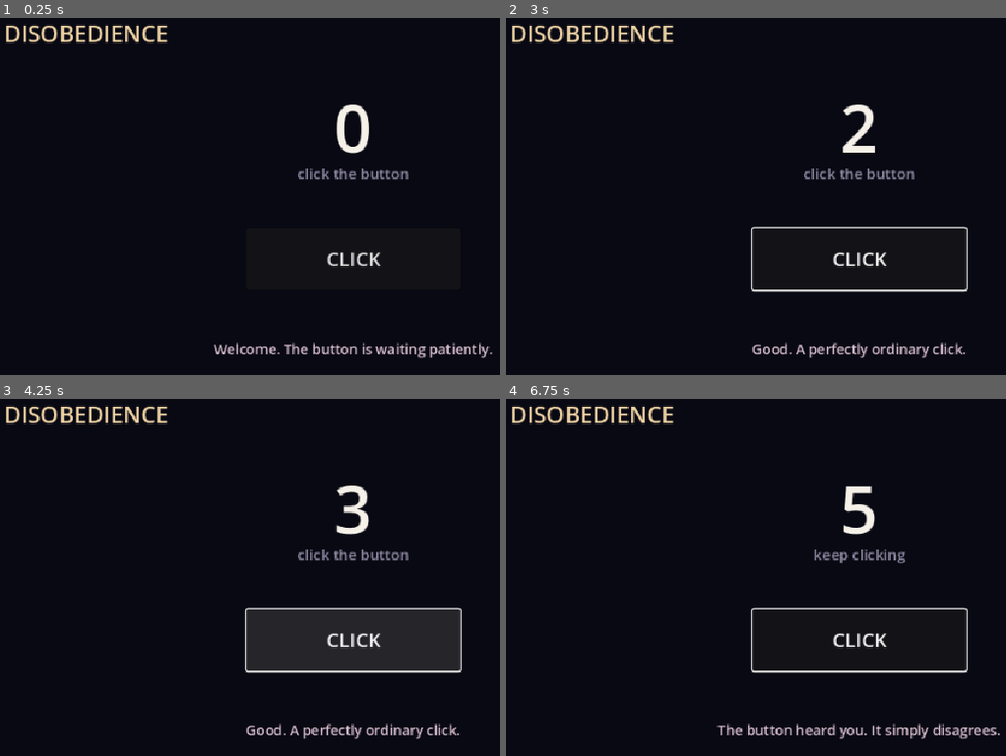
Above: before the commit, frames 1-4 (two rows, left to right).
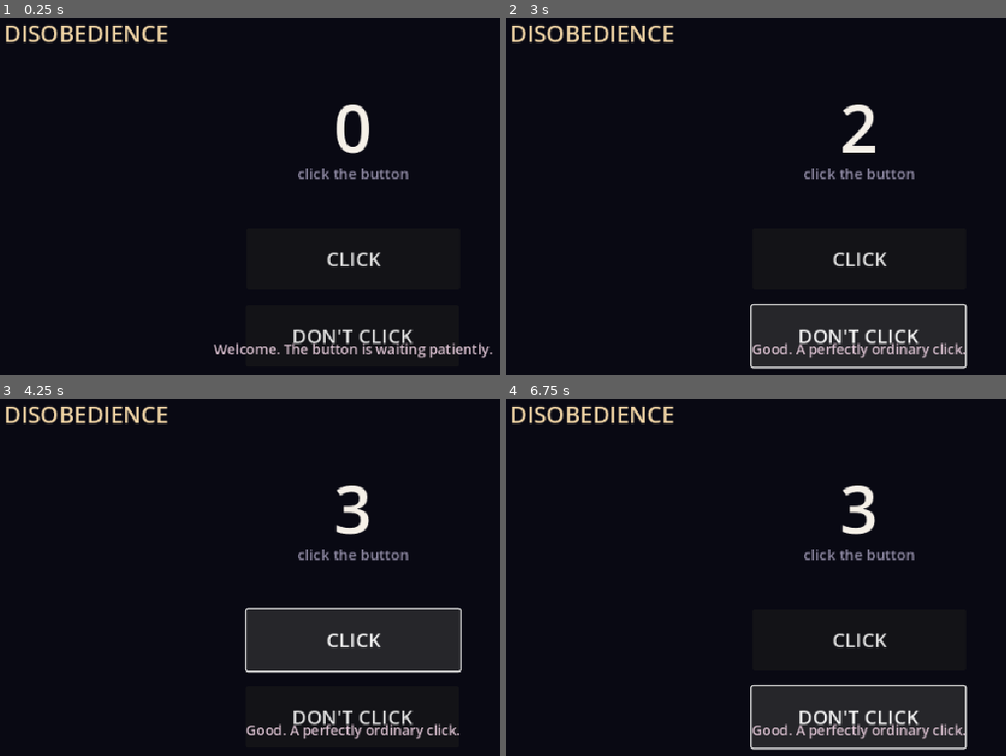
Above: after the commit, the same moments.

Repository: Erscheinung/Godot-Development-Exercises
Game: Godot game, scene res://main.tscn
The game is run twice, just before and just after one commit, with the same random seed, the same clock (stepped at 60 frames per second) and the same inputs.
Inputs (mouse positions are in pixels of both pictures, inside the frame that each line leads up to):
- Up to frame 1 (0.25 s): no input
- Up to frame 2 (3 s): click (861, 335) at 0.5 s, where only the run after the commit has a clickable "DON'T CLICK"; click "CLICK" at 1.25 s; click "CLICK" at 2 s; click (861, 335) at 2.75 s, where only the run after the commit has a clickable "DON'T CLICK"
- Up to frame 3 (4.25 s): click "CLICK" at 3.5 s
- Up to frame 4 (6.75 s): click (861, 716) at 4.25 s, where only the run after the commit has a clickable "DON'T CLICK"; tap Enter at 5, 6.5 s; tap Space at 5.75 s

The runs differ from the first frame. In frame 1, 0.6% of the frame differs, in the area x 58-83%, y 87-92%; in frame 2, 8.1%; in frame 3, 0.6%; in frame 4, 9.5%, in the area x 42-99%, y 24-99%.

Commit message:
complete mini-exercise with reset button added

Diff:
--- a/Code/Disobedience/click_counter.gd
+++ b/Code/Disobedience/click_counter.gd
@@ -9,6 +9,9 @@
 	value += 1
 	text = str(value)
 
-
+func reset() -> void:
+	value = 0
+	text = str(value)
 ## Exercise: make a reset() function.
 ## Hint: set value to 0, then update text.
+## Done! Now let's think if some random memes where reset and add_click rotate randomly but will add the logic somewhere else
--- a/Code/Disobedience/main.gd
+++ b/Code/Disobedience/main.gd
@@ -5,6 +5,8 @@
 
 @onready var counter: ClickCounter = $UI/Counter
 @onready var click_button: Button = $UI/ClickButton
+# added reset button
+@onready var reset_button: Button = $UI/ResetButton
 @onready var instruction: Label = $UI/Instruction
 @onready var narration: Narration = $UI/Narration
 
--- a/Code/Disobedience/main.tscn
+++ b/Code/Disobedience/main.tscn
@@ -1,9 +1,9 @@
-[gd_scene load_steps=5 format=3]
+[gd_scene load_steps=5 format=3 uid="uid://w6k4hq10817u"]
 
-[ext_resource type="Script" path="res://main.gd" id="1_main"]
-[ext_resource type="Script" path="res://click_counter.gd" id="2_counter"]
-[ext_resource type="Script" path="res://narration.gd" id="3_narration"]
-[ext_resource type="Script" path="res://runaway_button.gd" id="4_button"]
+[ext_resource type="Script" uid="uid://w265ajnnnajy" path="res://main.gd" id="1_main"]
+[ext_resource type="Script" uid="uid://b238kfpjhn2uj" path="res://click_counter.gd" id="2_counter"]
+[ext_resource type="Script" uid="uid://d4botpesvpg64" path="res://narration.gd" id="3_narration"]
+[ext_resource type="Script" uid="uid://bkkm1xjcwfsv" path="res://runaway_button.gd" id="4_button"]
 
 [node name="Disobedience" type="Node"]
 script = ExtResource("1_main")
@@ -23,6 +23,7 @@
 grow_vertical = 2
 
 [node name="Title" type="Label" parent="UI"]
+layout_mode = 0
 offset_left = 54.0
 offset_top = 38.0
 offset_right = 400.0
@@ -32,6 +33,7 @@
 text = "DISOBEDIENCE"
 
 [node name="Counter" type="Label" parent="UI"]
+layout_mode = 0
 offset_left = 330.0
 offset_top = 115.0
 offset_right = 630.0
@@ -43,6 +45,7 @@
 script = ExtResource("2_counter")
 
 [node name="Instruction" type="Label" parent="UI"]
+layout_mode = 0
 offset_left = 200.0
 offset_top = 215.0
 offset_right = 760.0
@@ -53,6 +56,7 @@
 horizontal_alignment = 1
 
 [node name="ClickButton" type="Button" parent="UI"]
+layout_mode = 0
 offset_left = 350.0
 offset_top = 295.0
 offset_right = 610.0
@@ -61,14 +65,24 @@
 text = "CLICK"
 script = ExtResource("4_button")
 
+[node name="ResetButton" type="Button" parent="UI"]
+layout_mode = 0
+offset_left = 349.0
+offset_top = 389.0
+offset_right = 609.0
+offset_bottom = 464.0
+theme_override_font_sizes/font_size = 24
+text = "DON'T CLICK"
+script = ExtResource("4_button")
+
 [node name="Narration" type="Label" parent="UI"]
+layout_mode = 0
 offset_left = 100.0
 offset_top = 430.0
 offset_right = 860.0
 offset_bottom = 480.0
 theme_override_colors/font_color = Color(0.85, 0.75, 0.81, 1)
 theme_override_font_sizes/font_size = 17
-text = ""
 horizontal_alignment = 1
 autowrap_mode = 2
 script = ExtResource("3_narration")
Not shown, added: Code/Disobedience/click_counter.gd.uid
Not shown: 1 places in Code/Disobedience/main.tscn that only renumber resources
Not shown, added: Code/Disobedience/narration.gd.uid
Not shown, added: Code/Disobedience/runaway_button.gd.uid
